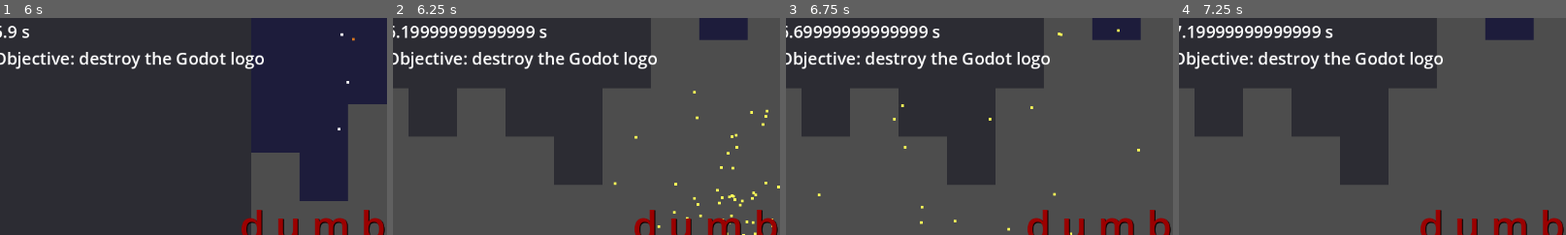
Above: before the commit, frames 1-4 (left to right).
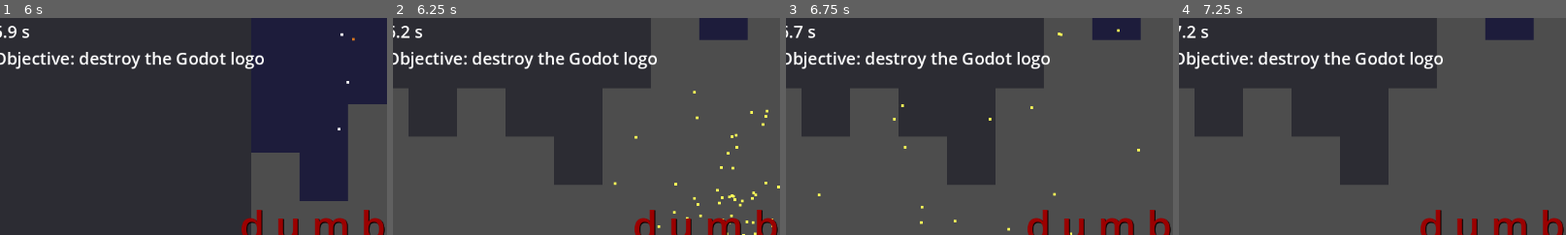
Above: after the commit, the same moments.

Repository: PixelParrot4/tactical-explosive-kiwi-simulator-2004
Game: Godot game, scene res://level_1.tscn
Two runs of this game, one before a commit and one after it. Both use one fixed random seed, a clock stepped at 60 frames per second and the inputs below. This scene is started directly instead of the project's main scene. The engine's default icon, where the game draws it, is replaced by a stand-in: a white triangle on a blue panel in a dark square.
Inputs (mouse positions are % of the whole screen's width and height, from its top left):
- Up to frame 1 (6 s): move the mouse to (72, 45) at 0.52 s; press the mouse at (72, 45) at 0.53 s; hold Right (right) 0.53-2.03 s; tap Up (ui_up) at 0.77, 1.52, 3.02, 3.77, 4.52 s; move the mouse to (30, 55) at 1.27 s; release the mouse at (30, 55) at 1.28 s; click (30, 55) at 1.35 s; move the mouse to (60, 28) at 2.02 s; press the mouse at (60, 28) at 2.03 s; hold Left (left) 2.03-2.78 s; move the mouse to (45, 70) at 2.77 s; release the mouse at (45, 70) at 2.78 s; hold Right (right) 2.78-4.28 s; click (45, 70) at 2.85 s; move the mouse to (80, 65) at 3.52 s; press the mouse at (80, 65) at 3.53 s; move the mouse to (20, 35) at 4.27 s; release the mouse at (20, 35) at 4.28 s; hold Left (left) 4.28-5.03 s; click (20, 35) at 4.35 s; move the mouse to (55, 50) at 5.02 s; press the mouse at (55, 50) at 5.03 s; hold Right (right) 5.03-5.78 s; move the mouse to (35, 25) at 5.77 s; release the mouse at (35, 25) at 5.78 s; hold Left (left) from 5.78 s (still down); click (35, 25) at 5.85 s
- Up to frame 2 (6.25 s): keep holding Left (left); tap Up (ui_up) at 6.02 s
- Up to frame 3 (6.75 s): keep holding Left (left); move the mouse to (72, 45) at 6.52 s; press the mouse at (72, 45) at 6.53 s
- Up to frame 4 (7.25 s): keep holding Left (left); tap Up (ui_up) at 6.77 s
The pictures show only the part of the screen within x 4-54%, y 3-53%; the shares and areas given below are measured in that part.

Frame 1 is identical in both runs. In frame 2, 1.3% of the frame differs, in the area x 2-40%, y 3-10%; in frame 3, 1.3%; in frame 4, 1.3%.

Commit message:
fixed float imprecision with rounding

Diff:
--- a/ui.gd
+++ b/ui.gd
@@ -52,4 +52,6 @@
 
 func _on_stopwatch_timer_timeout() -> void:
 	time_spent_in_level+=0.1
+#rounding to negate rounding imprecision (thx cookie1170 in PS discord server)
+	time_spent_in_level=snappedf(time_spent_in_level, 0.1)
 	$Stopwatch.text=str(time_spent_in_level)+" s"
